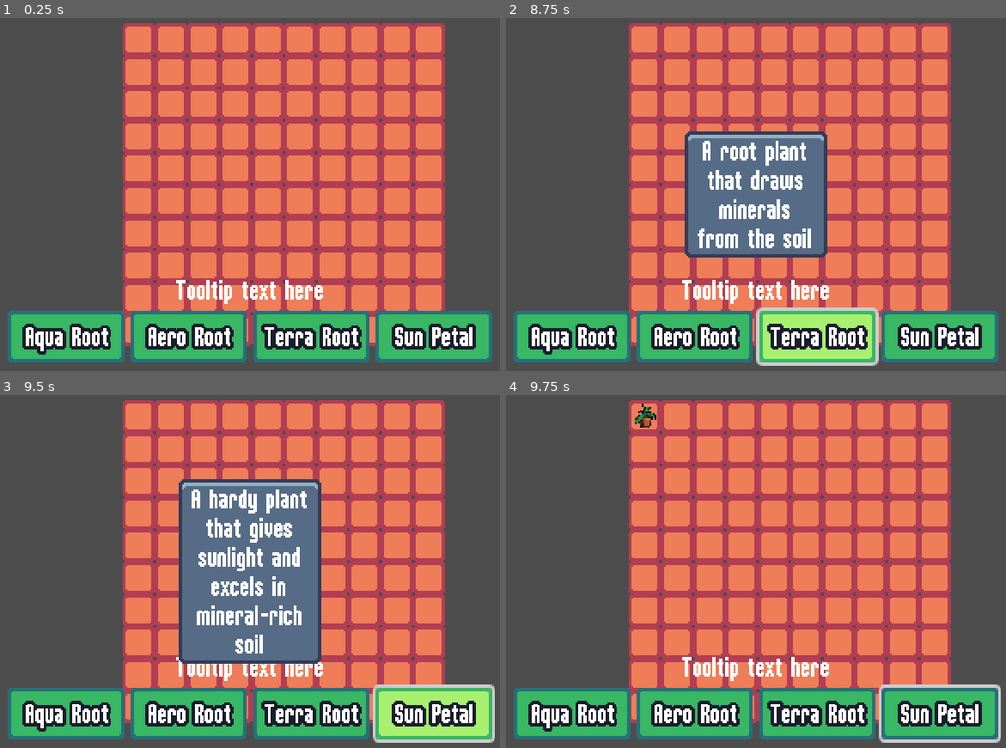
Above: before the commit, frames 1-4 (two rows, left to right).
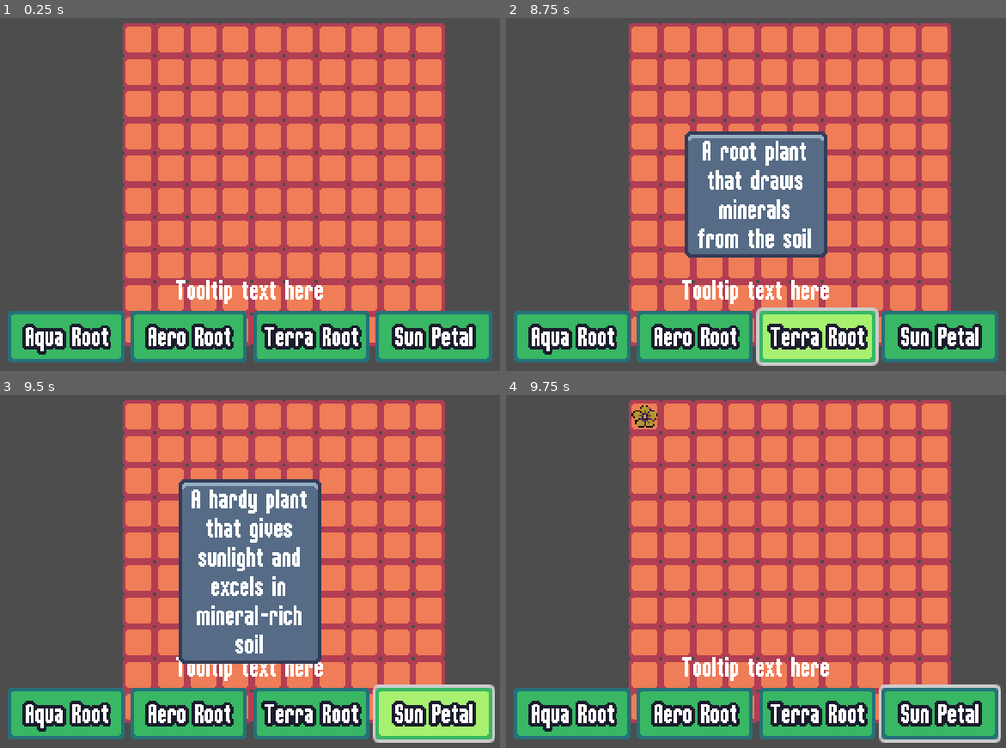
Above: after the commit, the same moments.

Repository: MatheusArCarvalho/another-symbiotic-gardener
Game: Godot game, scene res://scenes/main/main.tscn
Same seed, same stepped clock (60 frames per second), same inputs: the game is played once before the commit and once after it.
Inputs (mouse positions are in pixels of both pictures, inside the frame that each line leads up to):
- Up to frame 1 (0.25 s): no input
- Up to frame 2 (8.75 s): click "Aqua Root" at 0.5 s; click "Aero Root" at 1.25 s; click "Terra Root" at 2 s; click "Sun Petal" at 2.75 s; click "Aqua Root" at 3.5 s; click "Aero Root" at 4.25 s; click "Terra Root" at 5 s; click "Sun Petal" at 5.75 s; click "Aqua Root" at 6.5 s; click "Aero Root" at 7.25 s; click "Terra Root" at 8 s
- Up to frame 3 (9.5 s): click "Sun Petal" at 8.75 s
- Up to frame 4 (9.75 s): tap Enter at 9.5 s; move the mouse to (646, 416) at 9.52 s; click (646, 416) at 9.67 s

Frames 1-3 are identical in both runs. In frame 4, 0.2% of the frame differs, in the area x 25-31%, y 2-10%.

Commit message:
Add plant data resource class and update plant scene configurations

Diff:
--- /dev/null
+++ b/resources/plants_data/plants_data.gd
@@ -0,0 +1,17 @@
+class_name PlantData
+extends Resource
+
+enum PLANT_RESOURCE_TYPES {
+    WATER,
+    SUNLIGHT,
+    NUTRIENTS,
+    POLLEN,
+    SHADE,
+    FRAGRANCE
+}
+
+
+@export var plant_id: String
+@export var plant_name: String
+@export var provides: Array[PLANT_RESOURCE_TYPES] = []
+@export var needs: Array[PLANT_RESOURCE_TYPES] = []
--- a/scenes/plants/aero_root.tscn
+++ b/scenes/plants/aero_root.tscn
@@ -1,5 +1,14 @@
-[gd_scene load_steps=2 format=3 uid="uid://bp7k2m8q5nwfh"]
+[gd_scene load_steps=3 format=3 uid="uid://bp7k2m8q5nwfh"]
 
 [ext_resource type="PackedScene" uid="uid://rhgsqkwjyey8" path="res://scenes/plants/plant.tscn" id="1_2t8yq"]
+[ext_resource type="Texture2D" uid="uid://b037r4wlthavy" path="res://assets/plants/1 Icons/Icon34_25.png" id="2_aero"]
 
 [node name="AeroRoot" instance=ExtResource("1_2t8yq")]
+plant_id = "aero_root"
+plant_name = "Aero Root"
+provides = Array[String](["sunlight", "shade"])
+needs = Array[String](["nutrients", "water"])
+
+[node name="Sprite2D" parent="Visuals" index="0"]
+modulate = Color(1, 1, 0.4, 1)
+texture = ExtResource("2_aero")
--- a/scenes/plants/aqua_root.tscn
+++ b/scenes/plants/aqua_root.tscn
@@ -1,5 +1,13 @@
-[gd_scene load_steps=2 format=3 uid="uid://c3vqy8m2dwfj1"]
+[gd_scene load_steps=3 format=3 uid="uid://c3vqy8m2dwfj1"]
 
 [ext_resource type="PackedScene" uid="uid://rhgsqkwjyey8" path="res://scenes/plants/plant.tscn" id="1_ov6mh"]
+[ext_resource type="Texture2D" uid="uid://dflr0qwx2uusw" path="res://assets/plants/1 Icons/Icon34_32.png" id="2_qfgl0"]
 
 [node name="AquaRoot" instance=ExtResource("1_ov6mh")]
+plant_id = "aqua_root"
+plant_name = "Aqua Root"
+provides = Array[String](["water", "nutrients"])
+needs = Array[String](["sunlight"])
+
+[node name="Sprite2D" parent="Visuals" index="0"]
+texture = ExtResource("2_qfgl0")
--- a/scenes/plants/sun_petal.tscn
+++ b/scenes/plants/sun_petal.tscn
@@ -9,5 +9,5 @@
 provides = Array[String](["sunlight"])
 needs = Array[String](["water"])
 
-[node name="Sprite2D" parent="." index="0"]
+[node name="Sprite2D" parent="Visuals" index="0"]
 texture = ExtResource("2_vmqvh")
--- a/scenes/plants/terra_root.tscn
+++ b/scenes/plants/terra_root.tscn
@@ -1,5 +1,13 @@
-[gd_scene load_steps=2 format=3 uid="uid://dxh4nan3pwfk2"]
+[gd_scene load_steps=3 format=3 uid="uid://dxh4nan3pwfk2"]
 
 [ext_resource type="PackedScene" uid="uid://rhgsqkwjyey8" path="res://scenes/plants/plant.tscn" id="1_s2w0w"]
+[ext_resource type="Texture2D" uid="uid://clawagiumr78g" path="res://assets/plants/1 Icons/Icon34_15.png" id="2_terra"]
 
 [node name="TerraRoot" instance=ExtResource("1_s2w0w")]
+plant_id = "terra_root"
+plant_name = "Terra Root"
+provides = Array[String](["nutrients", "shade"])
+needs = Array[String](["water"])
+
+[node name="Sprite2D" parent="Visuals" index="0"]
+texture = ExtResource("2_terra")
Not shown, added: resources/plants_data/plants_data.gd.uid
